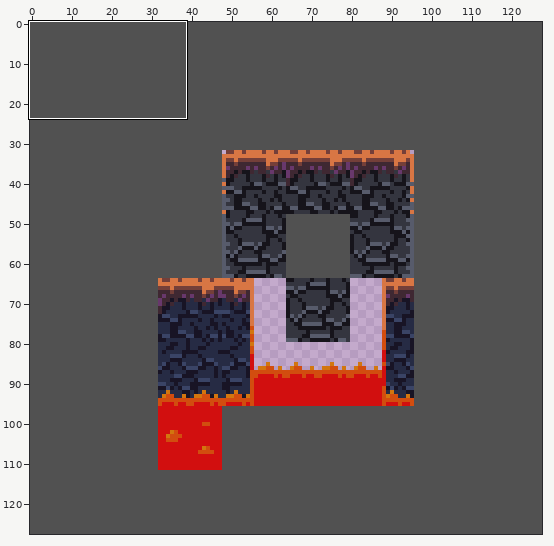
Edited in one commit: sprite sheet (Assets/Sprites/Terrain.png). The first picture is a wide view before the edit; the outline marks the close-up.
Close-up. Earlier state:
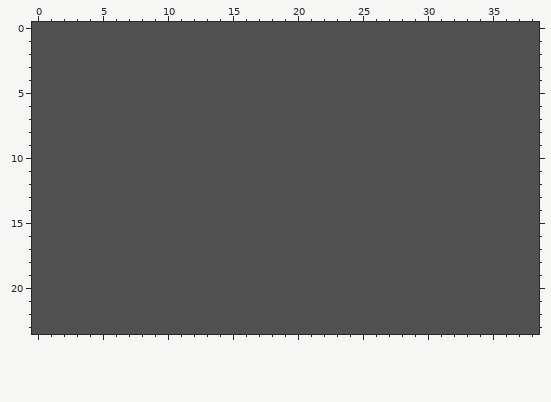
The file is 128x128 pixels. Shown: x 0..38, y 0..23. The commit also changed other parts of the picture, which this record leaves out.
After the commit:
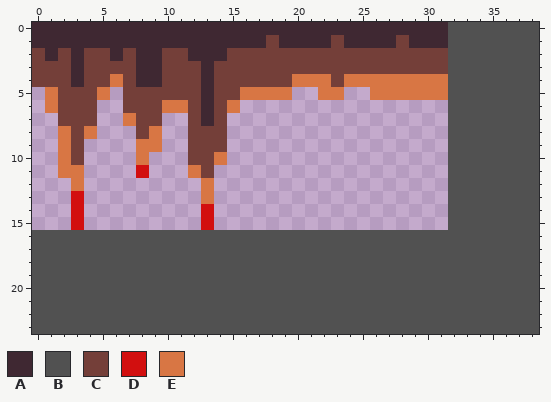
Palette (. is transparent): A #3f2832  B #515151  C #743f39  D #d20f0f  E #d87644
Change:
y 0: x 0..31 BBBBBBBBBBBBBBBBBBBBBBBBBBBBBBBB -> AAAAAAAAAAAAAAAAAAAAAAAAAAAAAAAA
y 1: x 0..31 BBBBBBBBBBBBBBBBBBBBBBBBBBBBBBBB -> AAAAAAAAAAAAAAAAAACAAAACAAAACAAA
y 2: x 0..31 BBBBBBBBBBBBBBBBBBBBBBBBBBBBBBBB -> CACACCACAACCAAACCCCCCCCCCCCCCCCC
y 3: x 0..31 BBBBBBBBBBBBBBBBBBBBBBBBBBBBBBBB -> CCCACCCCAACCCACCCCCCCCCCCCCCCCCC
y 4: x 0..31 BBBBBBBBBBBBBBBBBBBBBBBBBBBBBBBB -> CCCACCECAACCCACCCCCCEEECEEEEEEEE
y 5: x 0..31 BBBBBBBBBBBBBBBBBBBBBBBBBBBBBBBB -> .ECCCE.CCCCCCACCEEEE..EE..EEEEEE
y 6: x 0..31 BBBBBBBBBBBBBBBBBBBBBBBBBBBBBBBB -> .ECCC..CCCEECACE................
y 7: x 0..31 BBBBBBBBBBBBBBBBBBBBBBBBBBBBBBBB -> ..CCC..ECC..CAC.................
y 8: x 0..31 BBBBBBBBBBBBBBBBBBBBBBBBBBBBBBBB -> ..ECE...CE..CCC.................
y 9: x 0..31 BBBBBBBBBBBBBBBBBBBBBBBBBBBBBBBB -> ..EC....EE..CCC.................
y 10: x 0..31 BBBBBBBBBBBBBBBBBBBBBBBBBBBBBBBB -> ..EC....E...CCE.................
y 11: x 0..31 BBBBBBBBBBBBBBBBBBBBBBBBBBBBBBBB -> ..EE....D...EC..................
y 12: x 0..31 BBBBBBBBBBBBBBBBBBBBBBBBBBBBBBBB -> ...E.........E..................
y 13: x 0..31 BBBBBBBBBBBBBBBBBBBBBBBBBBBBBBBB -> ...D.........E..................
y 14..15: x 0..31 BBBBBBBBBBBBBBBBBBBBBBBBBBBBBBBB -> ...D.........D..................
Pixel boxes of the changes (left, top, right, bottom) in both close-ups:
changed: (32, 22, 448, 230)
